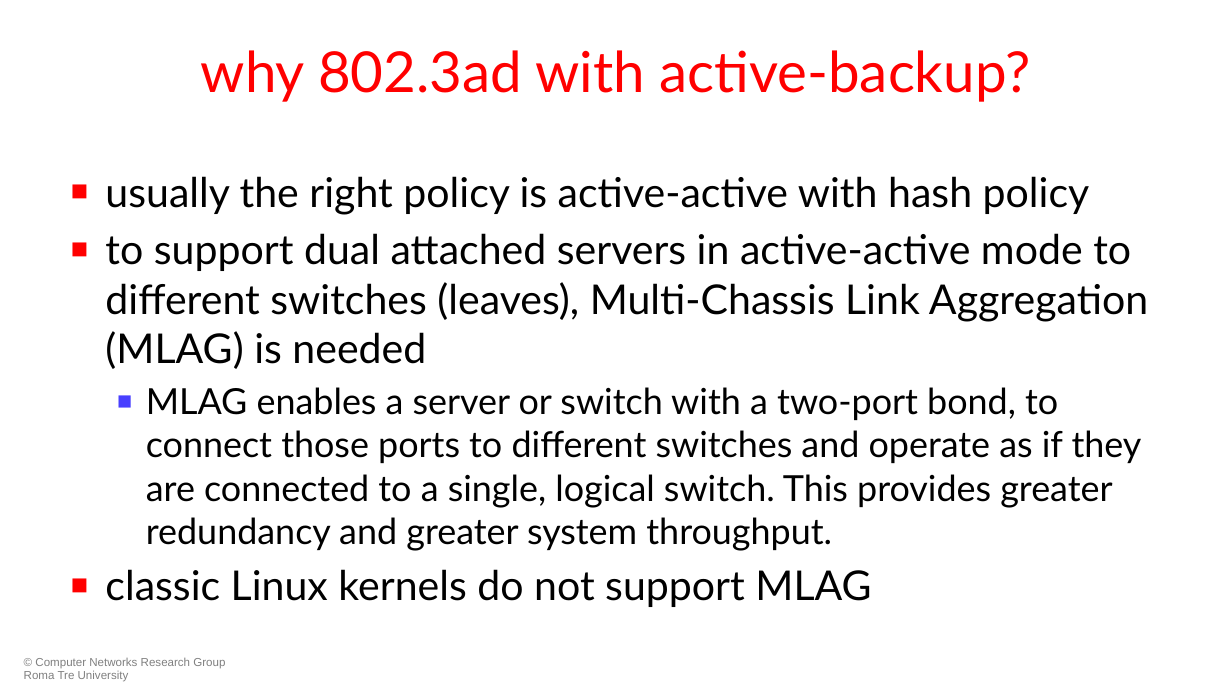
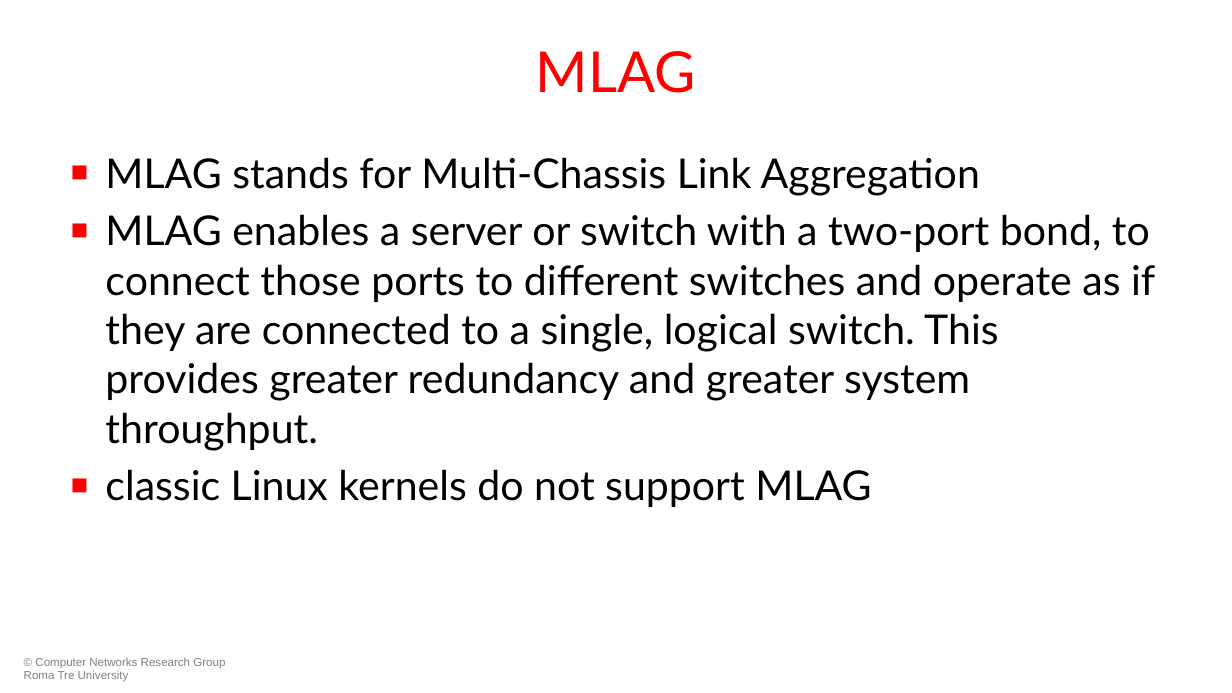
Before and after one commit to KatharaFramework/Kathara-Labs, a slide deck: slide 67 of main-labs/data-center-routing/data-center-vxlan/052-kathara-data_center_vxlan.pptx (slide 71 before the commit). Drawn at 1232x693 pixels with LibreOffice and Linux fonts; fonts in the diff are those of the drawing; background and template pictures are left out. Boxes give left, top, right and bottom in pixels: in the first picture for what was removed or moved away, otherwise in the second. Text is boxed around its words. In the diff, an @@ line names an element or a change of style, - is before the commit and + after.

Commit message:
Finished Data Centers (#45)
* Enabled multipath hash policy

* Update no-bond lab + slides accordingly

* Adapted bond lab

* Change arrow colors

* Deleted useless links

```diff
--- a/main-labs/data-center-routing/data-center-vxlan/052-kathara-data_center_vxlan.pptx
+++ b/main-labs/data-center-routing/data-center-vxlan/052-kathara-data_center_vxlan.pptx
@@ title at bbox=[536, 51, 696, 93]: text changed @@
-why 802.3ad with active-backup?
+MLAG
@@ text "MLAG stands for Multi-Chassis Link ...": place and size @@
-text "MLAG stands for Multi-Chassis Link ..." at bbox=[105, 176, 1148, 607]
+text "MLAG stands for Multi-Chassis Link ..." at bbox=[105, 157, 1155, 507]
@@ text at bbox=[105, 157, 980, 196]: text changed @@
-■ usually the right policy is active-active with hash policy
-■ to support dual attached servers in active-active mode to different switches (leaves), Multi-Chassis Link Aggregation (MLAG) is needed
+■ MLAG stands for Multi-Chassis Link Aggregation
@@ text at bbox=[105, 214, 1155, 451]: size 28 to 32 pt in "MLAG enables a server or switch with ..."; list level 2 to 1 in "MLAG enables a server or ..."; bullet colour #483FFF to #FF0000 @@
```
Also in this commit, not shown: 10 other slides changed, 1 slide removed, 12 other files.
